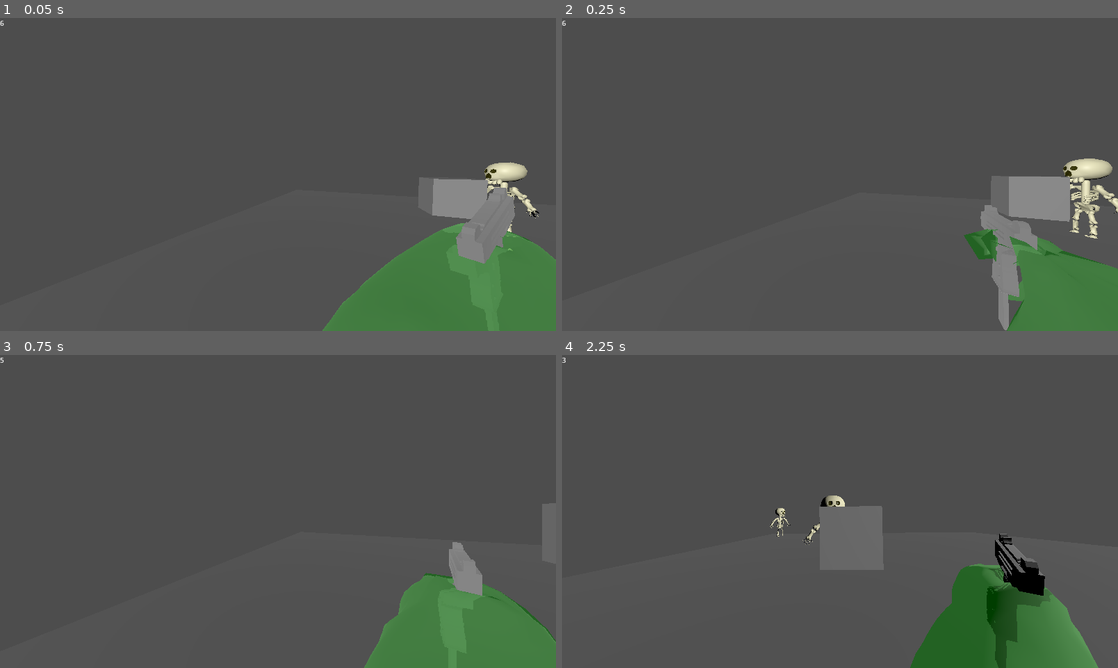
Above: before the commit, frames 1-4 (two rows, left to right).
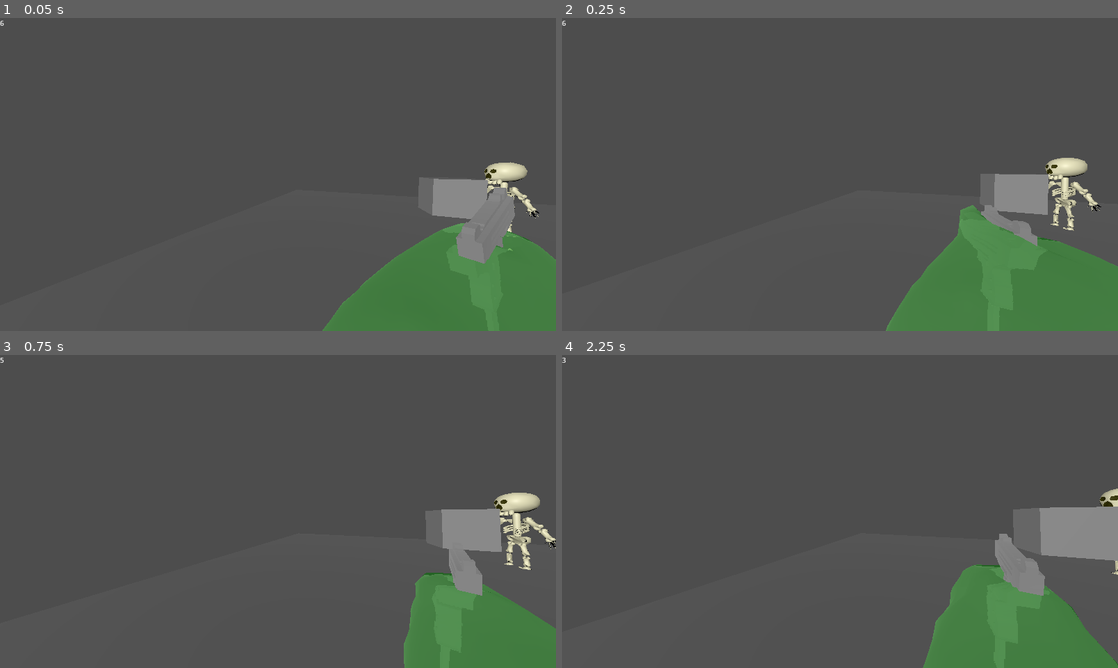
Above: after the commit, the same moments.

Repository: WNPendleton/Oozi
Game: Godot game, scene res://scenes/sandbox.tscn
Same seed, same stepped clock (60 frames per second), same inputs: the game is played once before the commit and once after it.
Inputs (mouse positions are in pixels of both pictures, inside the frame that each line leads up to):
- Up to frame 1 (0.05 s): no input
- Up to frame 2 (0.25 s): no input
- Up to frame 3 (0.75 s): move the mouse to (400, 495) at 0.52 s; click (400, 495) at 0.6 s
- Up to frame 4 (2.25 s): move the mouse to (728, 527) at 1.27 s; click (728, 527) at 1.35 s; move the mouse to (895, 442) at 2.02 s; click (895, 442) at 2.1 s

Frame 1 is identical in both runs. In frame 2, 8.8% of the frame differs, in the area x 58-100%, y 44-100%; in frame 3, 4.0%; in frame 4, 10%, in the area x 37-100%, y 42-100%.

Commit message:
Foundation work for level 2

Diff:
--- a/scripts/PathFollow3D.gd
+++ b/scripts/PathFollow3D.gd
@@ -1,6 +1,6 @@
 extends PathFollow3D
 @export var Path_Speed = 0.1
-
+@export var init_counter = 0.2
 @export var EncounterNode: Node3D
 
 var path_end = false
@@ -12,10 +12,11 @@
 
 # Called every frame. 'delta' is the elapsed time since the previous frame.
 func _physics_process(delta):
-
-	progress_ratio += delta * Path_Speed
-	if progress_ratio == 1 && !path_end:
-		print('Path Complete')
-		EncounterNode.activate_encounter()
-		path_end = true
-	pass
+	if init_counter > 0:
+		init_counter -= delta
+	if init_counter <= 0:
+		progress += delta * Path_Speed
+		if progress_ratio == 1 && !path_end:
+			print('Path Complete')
+			EncounterNode.activate_encounter()
+			path_end = true
--- a/scripts/Player.gd
+++ b/scripts/Player.gd
@@ -3,22 +3,23 @@
 @export var arm_range : Vector2
 @export var arm_base : Vector2
 @export var max_ammo : int
+@export var init_counter = 0.2
+@export_category("Path Following")
 @export var chosen_path_follow : PathFollow3D
+@export var path_follow_offset : Vector3
+@export var follow_speed = 10
 @export_category("Reload Bullshit")
 @export var reload_timer : float
 @export var reload_text : Label
 @export var bullet_count : Label
 
 
-var init_counter = 0.2
 
 var gravity = ProjectSettings.get_setting("physics/3d/default_gravity")
 
 var ray_length = 500.0
 
 var reloading = false
-
-var follow_speed = 10
 
 @onready var current_ammo = max_ammo
 
@@ -51,8 +52,9 @@
 
 	if init_counter <= 0:
 		if chosen_path_follow != null:
-			global_transform.origin = global_transform.origin.lerp(chosen_path_follow.global_transform.origin, delta * follow_speed)
+			global_transform.origin = global_transform.origin.lerp(chosen_path_follow.global_transform.origin + path_follow_offset, delta * follow_speed)
 			#global_transform.origin = global_transform.origin.move_toward(chosen_path_follow.global_transform.origin, delta * follow_speed)
+			print(chosen_path_follow.global_rotation)
 			global_rotation = global_rotation.lerp(chosen_path_follow.global_rotation, delta * follow_speed)
 			#global_rotation = global_rotation.move_toward(chosen_path_follow.global_rotation, delta * rotation_follow_speed)
 
Not shown, changed: external-resources/blender/rails.blend
Not shown, changed: external-resources/blender/skeleton.blend
